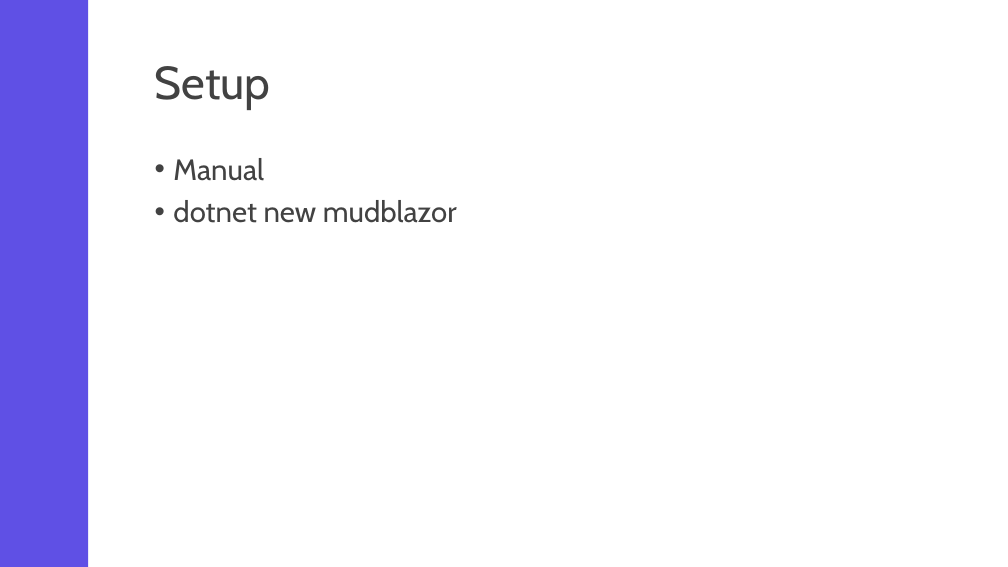
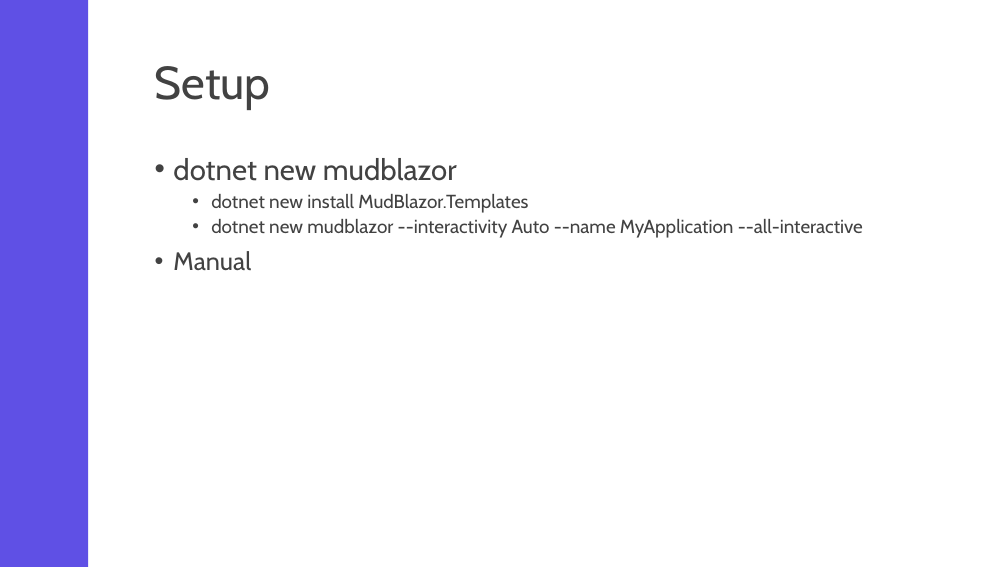
Before and after one commit to Rene-Sackers/presentation-mudblazor, a slide deck: slide 4 of powerpoint/MudBlazor presentation.pptx. Drawn at 1008x567 pixels with LibreOffice and Linux fonts; fonts in the diff are those of the drawing. Boxes give left, top, right and bottom in pixels: in the first picture for what was removed or moved away, otherwise in the second. Text is boxed around its words. In the diff, an @@ line names an element or a change of style, - is before the commit and + after.

```diff
--- a/powerpoint/MudBlazor presentation.pptx
+++ b/powerpoint/MudBlazor presentation.pptx
@@ text at [173,158,863,238]: paragraphs added @@
+• dotnet new mudblazor
+  • dotnet new install MudBlazor.Templates
+  • dotnet new mudblazor --interactivity Auto --name MyApplication --all-interactive
@@ text at [173,200,457,223]: paragraph removed @@
-• dotnet new mudblazor
@@ text at [173,251,251,270]: size 28 to 24 pt in "Manual" @@
```
Also in this commit, not shown: 11 other files.
